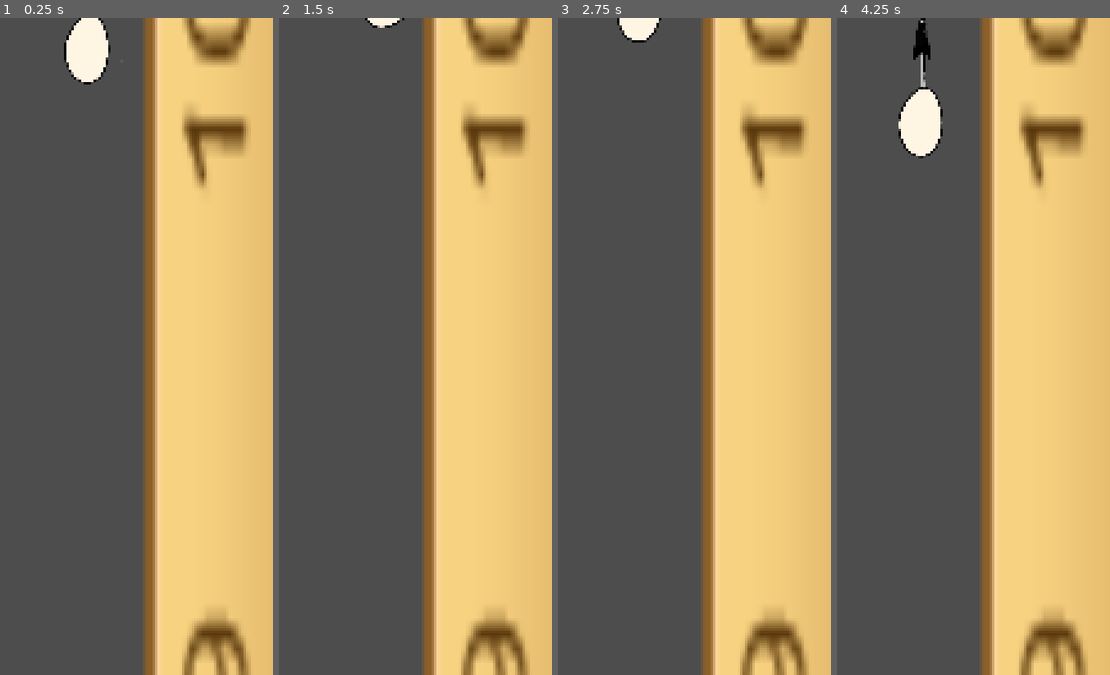
Above: before the commit, frames 1-4 (left to right).
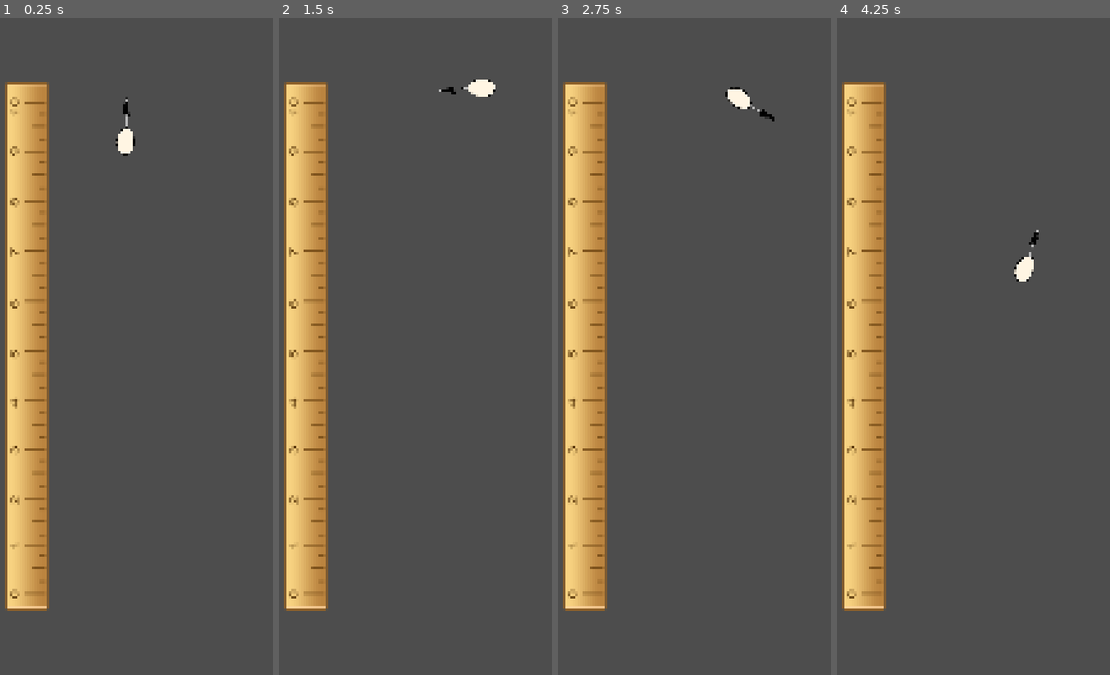
Above: after the commit, the same moments.

Repository: KaratePikachu/egg-drop
Game: Godot game, scene res://test/test_physics_scene.tscn
Same seed, same stepped clock (60 frames per second), same inputs: the game is played once before the commit and once after it. The project has no main scene, so this scene is started directly.
Inputs (mouse positions are in pixels of both pictures, inside the frame that each line leads up to):
- Up to frame 1 (0.25 s): no input
- Up to frame 2 (1.5 s): move the mouse to (470, 313) at 0.52 s; hold S (right_bomb) 0.53-1.28 s; tap T (bottom_bomb) at 0.6, 1.35 s; move the mouse to (344, 379) at 1.27 s; hold W (left_bomb) from 1.28 s (still down)
- Up to frame 3 (2.75 s): move the mouse to (713, 201) at 2.02 s; release W (left_bomb) at 2.03 s; press the mouse at (713, 201) at 2.03 s; hold S (right_bomb) from 2.03 s (still down); tap T (bottom_bomb) at 2.3 s
- Up to frame 4 (4.25 s): move the mouse to (948, 477) at 2.77 s; release the mouse at (948, 477) at 2.78 s; tap Mouse wheel down (scroll_down) at 2.85 s; tap T (bottom_bomb) at 3.05, 3.8 s; move the mouse to (1049, 445) at 3.52 s; release S (right_bomb) at 3.53 s; hold W (left_bomb) from 3.53 s (still down); hold Mouse wheel up (scroll_up) from 3.53 s (still down)

The runs differ from the first frame. In frame 1, 62% of the frame differs, in the area x 1-100%, y 0-100%; in frame 2, 61%; in frame 3, 61%; in frame 4, 62%.

Commit message:
physics tuning

Diff:
--- a/level/level.tscn
+++ b/level/level.tscn
@@ -17,7 +17,7 @@
 win_floor = NodePath("WinFloor")
 
 [node name="Camera2D" type="Camera2D" parent="." unique_id=380594531]
-position = Vector2(540, 1200)
+position = Vector2(540, 1688.5)
 limit_top = 0
 limit_bottom = 2500
 position_smoothing_enabled = true
--- a/test/egg.gd
+++ b/test/egg.gd
@@ -1,15 +1,14 @@
 extends CharacterBody2D
 class_name Egg
 
-@export var radius: float
 @export var parachute_terminal_velocity: float
-@export var mass: float = 200
 
 @export var stiffness: float = 10.0
 @export var damping: float = 5
 
 @export var tilt_factor: float = -5000.0
 @export var drag_x: float = 20.0
+@export var bomb_impulse: float = 800
 
 @export var modifications: Array[Modification]
 
@@ -62,9 +61,9 @@
 
 	match mod.name:
 		"left_fan":
-			fan_force -= -5
+			fan_force -= -10
 		"right_fan":
-			fan_force -= 5
+			fan_force -= 10
 		"basic_umbrella":
 			parachute_open = false
 
@@ -87,35 +86,50 @@
 
 	match mod.name:
 		"left_fan":
-			fan_force += -5
+			fan_force += -10
 		"right_fan":
-			fan_force += 5
+			fan_force += 10
 		"basic_umbrella":
 			parachute_open = true
+			theta = 0
 		"right_bomb":
-			omega = -15
+			if parachute_open:
+				omega = -8
+				theta = -0.5
+				velocity.x = 8000
+			else:
+				omega = -3
+				velocity.x += bomb_impulse
 		"left_bomb":
-			omega = 15
+
+			if parachute_open:
+				omega = 8
+				theta = 0.5
+				velocity.x = -8000
+			else:
+				omega = 3
+				velocity.x -= bomb_impulse
 		"bottom_bomb":
 			if parachute_open:
-				velocity.y = -600
+				velocity.y = -1200
 			else:
-				velocity.y = -300
+				velocity.y = -800
 
 # Called every frame. 'delta' is the elapsed time since the previous frame.
 func _physics_process(delta: float) -> void:
 
 	var torque = fan_force
-	var omega_accel = torque - stiffness * theta - damping * omega
+	var omega_accel = torque
+	if parachute_open:
+		omega_accel -= stiffness * theta + damping * omega
 	omega += omega_accel * delta
 	theta += omega * delta
 	rotation = theta
 
-	var accel = sin(theta) * tilt_factor - drag_x * velocity.x
-	velocity.x += accel * delta
-
 	if parachute_open:
+		var accel = sin(theta) * tilt_factor - drag_x * velocity.x
+		velocity.x += accel * delta
 		velocity.y += (parachute_terminal_velocity - velocity.y) * delta * 1.5
 	else:
-		velocity.y += (200 * delta)
+		velocity.y += (600 * delta)
 	move_and_slide()
--- a/test/test_physics_scene.tscn
+++ b/test/test_physics_scene.tscn
@@ -52,20 +52,29 @@
 input = "bottom_bomb"
 metadata/_custom_type_script = "uid://cylr504fygfq5"
 
+[sub_resource type="CapsuleShape2D" id="CapsuleShape2D_3d5hr"]
+radius = 61.0
+height = 192.0
+
 [node name="TestPhysicsScene" type="Node2D" unique_id=1424677881]
 
 [node name="Sprite2D2" type="Sprite2D" parent="." unique_id=290957376]
-position = Vector2(1440, 12443)
-scale = Vector2(20.253906, 55.861324)
+position = Vector2(-842, 27.500023)
+scale = Vector2(6.132812, 10.095703)
 texture = ExtResource("3_2h7ub")
 
 [node name="Egg" type="CharacterBody2D" parent="." unique_id=585253029]
-position = Vector2(400, 0)
+position = Vector2(0, -2000)
 script = ExtResource("2_2h7ub")
-parachute_terminal_velocity = 80.0
+parachute_terminal_velocity = 180.0
 modifications = Array[ExtResource("3_u6fx5")]([SubResource("Resource_2h7ub"), SubResource("Resource_u6fx5"), SubResource("Resource_grnsv"), SubResource("Resource_7vm0l"), SubResource("Resource_88ix8"), SubResource("Resource_3d5hr")])
 
 [node name="Egg" type="Sprite2D" parent="Egg" unique_id=1622334333]
 texture = ExtResource("4_u6fx5")
 
 [node name="CollisionShape2D" type="CollisionShape2D" parent="Egg" unique_id=692496194]
+position = Vector2(2, 107)
+shape = SubResource("CapsuleShape2D_3d5hr")
+
+[node name="Camera2D" type="Camera2D" parent="." unique_id=1871565077]
+zoom = Vector2(0.4, 0.4)
